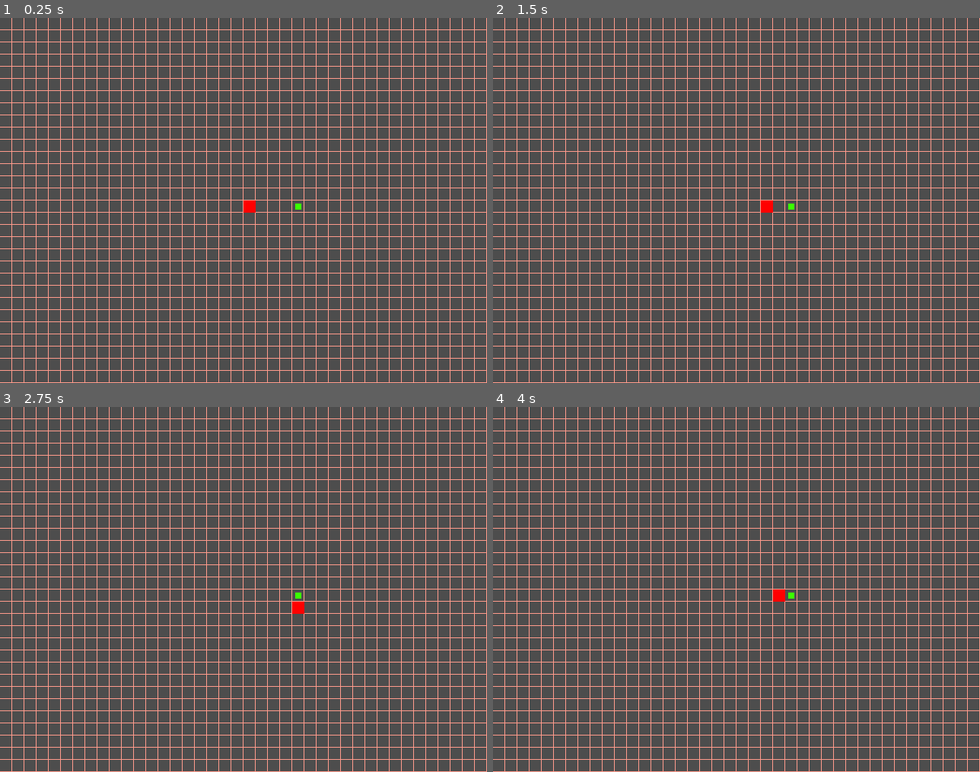
Above: before the commit, frames 1-4 (two rows, left to right).
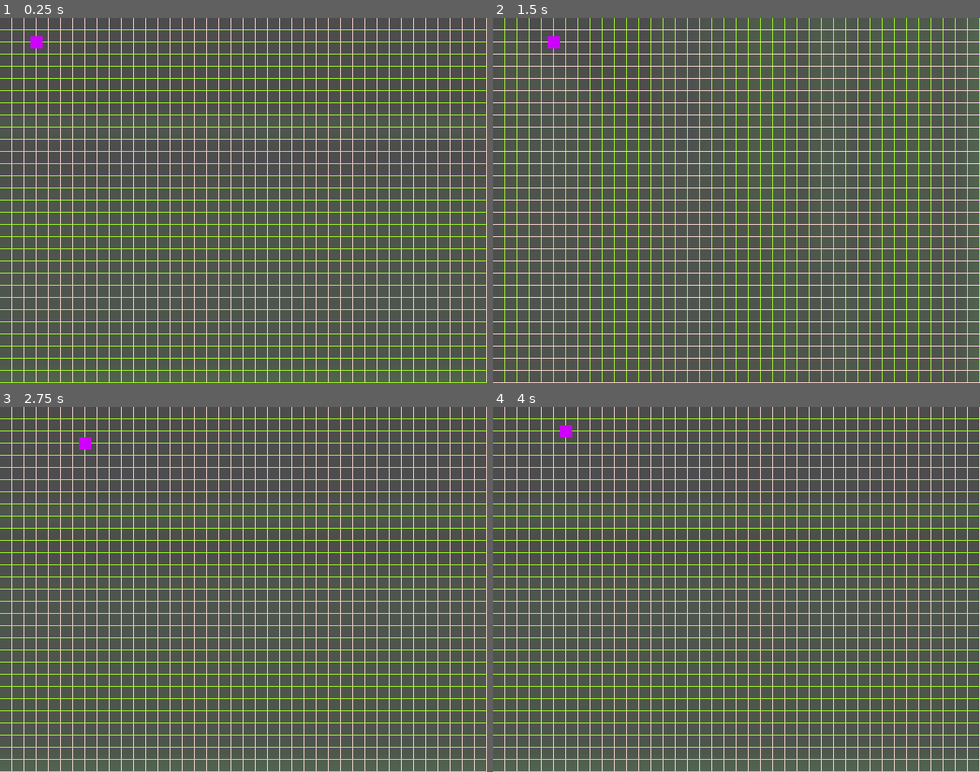
Above: after the commit, the same moments.

Repository: ahmetkozal/Godot-Mini_Games_Collection
Game: Godot game, scene res://Scenes/test_scene.tscn
The game is run twice, just before and just after one commit, with the same random seed, the same clock (stepped at 60 frames per second) and the same inputs. The engine's default icon, where the game draws it, is replaced by a stand-in: a white triangle on a blue panel in a dark square.
Inputs:
- Up to frame 1 (0.25 s): no input
- Up to frame 2 (1.5 s): tap Enter at 0.5 s; hold D (right) 0.53-1.28 s; hold S (down) from 1.28 s (still down)
- Up to frame 3 (2.75 s): tap Space at 2 s; release S (down) at 2.03 s; hold D (right) from 2.03 s (still down)
- Up to frame 4 (4 s): release D (right) at 2.78 s; hold W (up) 2.78-3.53 s; tap Enter at 3.5 s; hold A (left) from 3.53 s (still down)

The runs differ from the first frame. In frame 1, 12% of the frame differs, in the area x 0-100%, y 0-100%; in frame 2, 12%; in frame 3, 12%; in frame 4, 12%.

Commit message:
added grid system and snake moves in grid system too

Diff:
--- a/sssnake/Characters/snake.tscn
+++ b/sssnake/Characters/snake.tscn
@@ -1,28 +1,17 @@
 [gd_scene format=3 uid="uid://ct4gpdh6va1fv"]
 
-[ext_resource type="Texture2D" uid="uid://c885xu4ei8dt8" path="res://icon.svg" id="1_4b4a7"]
 [ext_resource type="Script" uid="uid://cpcv6jrhwegch" path="res://Scripts/PlayerScripts/snake_movement.gd" id="1_iuyki"]
-[ext_resource type="Shader" uid="uid://b6xa0kwwpnkcg" path="res://Shaders/snake_part_shader.gdshader" id="2_uhes3"]
+[ext_resource type="PackedScene" uid="uid://h4sdljnrgte0" path="res://Characters/snake_part.tscn" id="2_jkm1l"]
 
-[sub_resource type="ShaderMaterial" id="ShaderMaterial_r5l72"]
-shader = ExtResource("2_uhes3")
-shader_parameter/base_color = Color(1, 0, 0, 1)
-
-[sub_resource type="ShaderMaterial" id="ShaderMaterial_uhes3"]
-shader = ExtResource("2_uhes3")
-shader_parameter/base_color = Color(1, 0, 0, 1)
-
-[sub_resource type="RectangleShape2D" id="RectangleShape2D_iuyki"]
+[sub_resource type="RectangleShape2D" id="RectangleShape2D_pm0dr"]
 size = Vector2(16, 16)
 
 [node name="Snake" type="CharacterBody2D" unique_id=549133841]
 script = ExtResource("1_iuyki")
 
-[node name="Sprite2D" type="Sprite2D" parent="." unique_id=1373312024]
-material = SubResource("ShaderMaterial_r5l72")
-scale = Vector2(0.125, 0.125)
-texture = ExtResource("1_4b4a7")
+[node name="SnakePart" parent="." unique_id=1804810442 instance=ExtResource("2_jkm1l")]
 
-[node name="CollisionShape2D" type="CollisionShape2D" parent="." unique_id=1145967425]
-material = SubResource("ShaderMaterial_uhes3")
-shape = SubResource("RectangleShape2D_iuyki")
+[node name="CollisionShape2D" type="CollisionShape2D" parent="." unique_id=216910057]
+shape = SubResource("RectangleShape2D_pm0dr")
+
+[editable path="SnakePart"]
--- a/sssnake/Characters/snake_part.tscn
+++ b/sssnake/Characters/snake_part.tscn
@@ -5,11 +5,9 @@
 
 [sub_resource type="ShaderMaterial" id="ShaderMaterial_tak5s"]
 shader = ExtResource("1_uuy33")
-shader_parameter/base_color = Color(1, 0, 0, 1)
+shader_parameter/base_color = Color(0.8117647, 0, 1, 1)
 
 [sub_resource type="ShaderMaterial" id="ShaderMaterial_uuy33"]
-shader = ExtResource("1_uuy33")
-shader_parameter/base_color = Color(1, 0, 0, 1)
 
 [sub_resource type="RectangleShape2D" id="RectangleShape2D_pm0dr"]
 size = Vector2(16, 16)
--- a/sssnake/Scenes/test_scene.tscn
+++ b/sssnake/Scenes/test_scene.tscn
@@ -2,20 +2,28 @@
 
 [ext_resource type="Script" uid="uid://dghxhk34wj8n" path="res://Scripts/grid_system.gd" id="1_50ct6"]
 [ext_resource type="PackedScene" uid="uid://ct4gpdh6va1fv" path="res://Characters/snake.tscn" id="2_r5l72"]
-[ext_resource type="PackedScene" uid="uid://cr8ixo2yeegap" path="res://Objects/food.tscn" id="3_50ct6"]
+
+[sub_resource type="Environment" id="Environment_50ct6"]
+background_mode = 3
+glow_enabled = true
+glow_normalized = true
 
 [node name="TestScene" type="Node2D" unique_id=1599046815]
 
-[node name="GridSystem" type="Node2D" parent="." unique_id=547187740]
+[node name="GridSystem" type="Node2D" parent="." unique_id=547187740 node_paths=PackedStringArray("player")]
 script = ExtResource("1_50ct6")
-grid_color = Color(0.99996024, 0.607045, 0.54821575, 1)
-
-[node name="Snake" parent="." unique_id=549133841 instance=ExtResource("2_r5l72")]
-position = Vector2(312, 248)
-collision_mask = 2
+player = NodePath("../Snake")
+standard_grid_color = Color(0.99999934, 0.85814625, 0.83457625, 1)
 
 [node name="Camera2D" type="Camera2D" parent="." unique_id=1331286782]
 position = Vector2(320, 240)
 
-[node name="Food" parent="." unique_id=1852383475 instance=ExtResource("3_50ct6")]
-position = Vector2(392, 248)
+[node name="WorldEnvironment" type="WorldEnvironment" parent="." unique_id=975123383]
+environment = SubResource("Environment_50ct6")
+
+[node name="FoodSpawner" type="Node2D" parent="." unique_id=2142678174]
+
+[node name="Snake" parent="." unique_id=549133841 node_paths=PackedStringArray("grid_system") instance=ExtResource("2_r5l72")]
+position = Vector2(32, 32)
+collision_mask = 2
+grid_system = NodePath("../GridSystem")
--- a/sssnake/Scripts/PlayerScripts/snake_movement.gd
+++ b/sssnake/Scripts/PlayerScripts/snake_movement.gd
@@ -1,24 +1,30 @@
 extends CharacterBody2D
 
-const CELL_SIZE : int = 16
+@export var grid_system : Node2D
+
+@onready var CELL_SIZE : int = grid_system.GRID_SIZE
 
 var k 				: float = 1.0
 var base_move_timer : float = 0.50
 var move_timer 		: float = 0.0
-var dir 			: Vector2
-var prev_dir 		: Vector2
+var dir 			: Vector2i
+var prev_dir 		: Vector2i
 var can_input 		: bool
+var grid_pos		: Vector2i
 
 func _ready() -> void:
-	dir 		= Vector2.RIGHT
-	prev_dir 	= Vector2.LEFT
+	dir 		= Vector2i.RIGHT
+	prev_dir 	= dir * -1
 	can_input 	= true
+	control_shiny_grids(dir)
+	grid_pos = position / CELL_SIZE
 
 func _physics_process(delta: float) -> void:
-	var move_dir : Vector2= get_dir()
+	var move_dir : Vector2i= get_dir()
 	if move_timer <= 0.0:
-		move_timer = 0.0
-		position += move_dir * CELL_SIZE
+		print(grid_pos)
+		grid_pos += move_dir
+		position = grid_pos * CELL_SIZE
 		prev_dir = move_dir
 		can_input = true
 		move_timer = base_move_timer
@@ -26,17 +32,30 @@
 		move_timer -= delta
 
 
-func get_dir():
-	if Input.is_action_just_pressed("down") && prev_dir != Vector2.UP && can_input:
+func get_dir() -> Vector2:
+	if Input.is_action_just_pressed("down") && prev_dir != Vector2i.UP && can_input:
 		dir = Vector2.DOWN
 		can_input = false
-	elif Input.is_action_just_pressed("up") && prev_dir != Vector2.DOWN && can_input:
+		control_shiny_grids(dir)
+	elif Input.is_action_just_pressed("up") && prev_dir != Vector2i.DOWN && can_input:
 		dir = Vector2.UP
 		can_input = false
-	elif Input.is_action_just_pressed("left") && prev_dir != Vector2.RIGHT && can_input:
+		control_shiny_grids(dir)
+	elif Input.is_action_just_pressed("left") && prev_dir != Vector2i.RIGHT && can_input:
 		dir = Vector2.LEFT
 		can_input = false
-	elif Input.is_action_just_pressed("right") && prev_dir != Vector2.LEFT && can_input:
+		control_shiny_grids(dir)
+	elif Input.is_action_just_pressed("right") && prev_dir != Vector2i.LEFT && can_input:
 		dir = Vector2.RIGHT
 		can_input = false
+		control_shiny_grids(dir)
 	return dir
+
+func control_shiny_grids(move_dir: Vector2i) -> void:
+	if move_dir == Vector2i.UP || move_dir == Vector2i.DOWN:
+		grid_system.vertical_color = grid_system.shiny_grid_color
+		grid_system.horizontal_color = grid_system.standard_grid_color
+	else:
+		grid_system.vertical_color = grid_system.standard_grid_color
+		grid_system.horizontal_color = grid_system.shiny_grid_color
+	grid_system.queue_redraw()
--- a/sssnake/Scripts/grid_system.gd
+++ b/sssnake/Scripts/grid_system.gd
@@ -2,12 +2,18 @@
 
 const GRID_SIZE: int = 16
 
-@export var grid_color 			: Color = Color.RED
-@export var grid_width		: int = 640
-@export var grid_height		: int = 480
+@export var player				: CharacterBody2D
+@export var standard_grid_color : Color = Color(0.872, 2.0, 0.624, 1.0)
+@export var grid_width			: int = 640
+@export var grid_height			: int = 480
+
+var shiny_grid_color 	: Color = Color(0.639, 4.0, 0.15, 1.0)
+var vertical_color 		: Color
+var horizontal_color	: Color
 
 func _draw() -> void:
-	for i in range(0,grid_width+1,GRID_SIZE):
-		draw_line(Vector2(i,0),Vector2(i,grid_height),grid_color)
-	for i in range(0,grid_height+1,GRID_SIZE):
-		draw_line(Vector2(0,i),Vector2(grid_width,i),grid_color)
+
+	for i in range(0,grid_width+1,GRID_SIZE): # vertical
+		draw_line(Vector2i(i,0),Vector2i(i,grid_height),vertical_color)
+	for i in range(0,grid_height+1,GRID_SIZE): # horizontal
+		draw_line(Vector2i(0,i),Vector2i(grid_width,i),horizontal_color)
--- a/sssnake/project.godot
+++ b/sssnake/project.godot
@@ -59,3 +59,4 @@
 
 rendering_device/driver.windows="d3d12"
 renderer/rendering_method="mobile"
+viewport/hdr_2d=true
